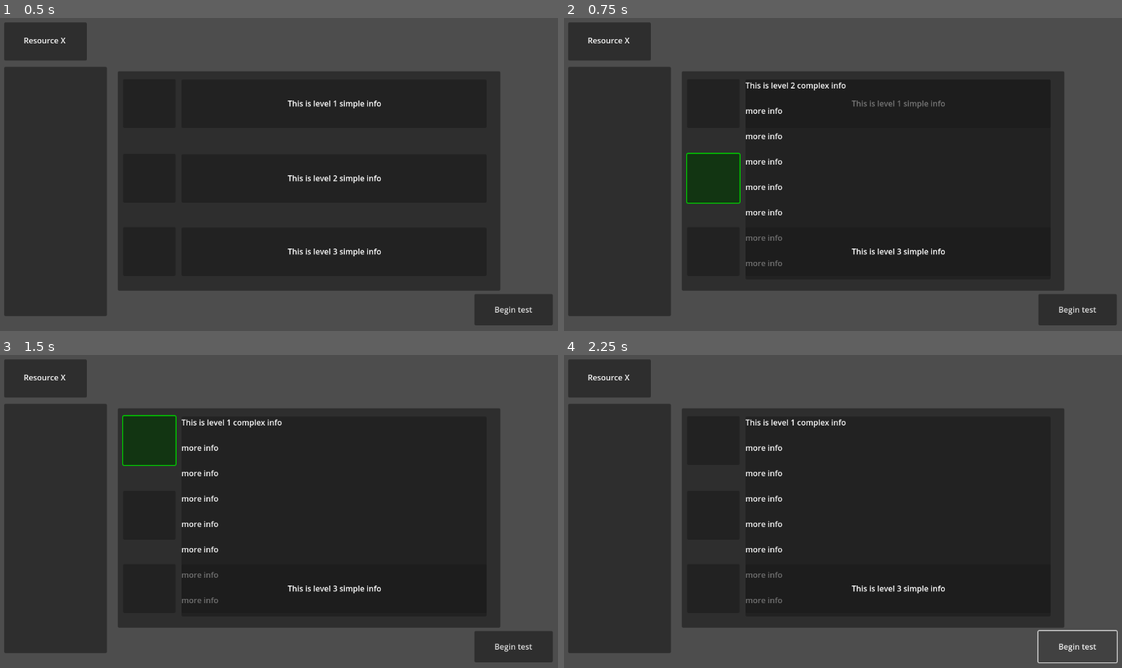
Above: before the commit, frames 1-4 (two rows, left to right).
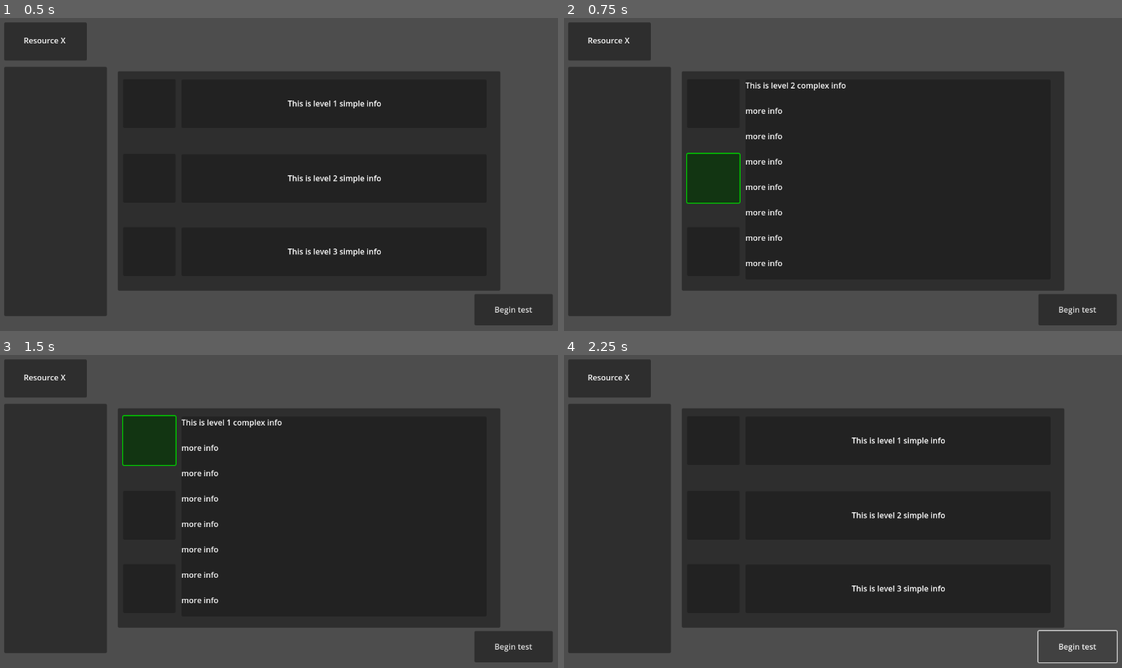
Above: after the commit, the same moments.

Repository: andrewpressman/MonsterManagement
Game: Godot game, scene res://Level Select/Level Select Screen.tscn
Same seed, same stepped clock (60 frames per second), same inputs: the game is played once before the commit and once after it.
Inputs (mouse positions are in pixels of both pictures, inside the frame that each line leads up to):
- Up to frame 1 (0.5 s): no input
- Up to frame 2 (0.75 s): click (714, 177) at 0.5 s
- Up to frame 3 (1.5 s): click (150, 439) at 1.25 s
- Up to frame 4 (2.25 s): click "Begin test" at 2 s

Frame 1 is identical in both runs. In frame 2, 0.4% of the frame differs, in the area x 32-69%, y 26-80%; in frame 3, 0.3%; in frame 4, 1.0%, in the area x 32-69%, y 20-80%.

Commit message:
Updated Level select system, panels show/hide properly

Diff:
--- a/Level Select/Level.gd
+++ b/Level Select/Level.gd
@@ -13,11 +13,7 @@
 	BigInfo.hide()
 
 func _on_Select_Pressed(): # Toggle panel size and update internal text
-	if isPanelExpanded:
-		Smallinfo.show()
-		BigInfo.hide()
-	else:
-		Smallinfo.hide()
-		BigInfo.show()
+	#Send variables to scene from here?
+	pass
 
 	isPanelExpanded = not isPanelExpanded
--- a/Level Select/LevelSelector.gd
+++ b/Level Select/LevelSelector.gd
@@ -29,26 +29,33 @@
 func unselectButtions(clear:bool):
 	if clear:
 		selectedButton = null
-
+		hideBig()
+	ShowHideSmall(false)
 	for button in [Level1Button, Level2Button, Level3Button]:
 		if button != selectedButton:
 			button.modulate = Color(1, 1, 1)  # Reset color
 
 #TODO: properly show/hide info panels
 func _on_Level1_pressed():
-	update_button_selection(Level1Button)
-	$Level2/BigInfo.hide();
-	$Level3/BigInfo.hide();
+	if selectedButton == Level1Button:
+		unselectButtions(true)
+	else:
+		update_button_selection(Level1Button)
+		showBig(1)
 
 func _on_Level2_pressed():
-	update_button_selection(Level2Button)
-	$Level1/BigInfo.hide();
-	$Level3/BigInfo.hide();
+	if selectedButton == Level2Button:
+		unselectButtions(true)
+	else:
+		update_button_selection(Level2Button)
+		showBig(2)
 
 func _on_Level3_pressed():
-	update_button_selection(Level3Button)
-	$Level2/BigInfo.hide();
-	$Level1/BigInfo.hide();
+	if selectedButton == Level3Button:
+		unselectButtions(true)
+	else:
+		update_button_selection(Level3Button)
+		showBig(3)
 
 func _on_begin_button_pressed():
 	if selectedButton == Level1Button:
@@ -63,6 +70,37 @@
 	# Reset the button selection
 	unselectButtions(true)
 
+func showBig(button : int):
+	ShowHideSmall(true)
+	match(button):
+		1:
+			$Level1/BigInfo.show()
+			$Level2/BigInfo.hide()
+			$Level3/BigInfo.hide()
+		2:
+			$Level2/BigInfo.show()
+			$Level3/BigInfo.hide()
+			$Level1/BigInfo.hide()
+		3:
+			$Level3/BigInfo.show()
+			$Level2/BigInfo.hide()
+			$Level1/BigInfo.hide()
+
+func ShowHideSmall(type: bool):
+	if type:
+		$Level1/MiniInfo.hide()
+		$Level2/MiniInfo.hide()
+		$Level3/MiniInfo.hide()
+	else:
+		$Level1/MiniInfo.show()
+		$Level2/MiniInfo.show()
+		$Level3/MiniInfo.show()
+
+func hideBig():
+	$Level1/BigInfo.hide()
+	$Level2/BigInfo.hide()
+	$Level3/BigInfo.hide()
+
 func StartGame():
 	#pass in parameters for game
 	get_tree().change_scene_to_file("res://Level Select/Level Select Screen.tscn")
